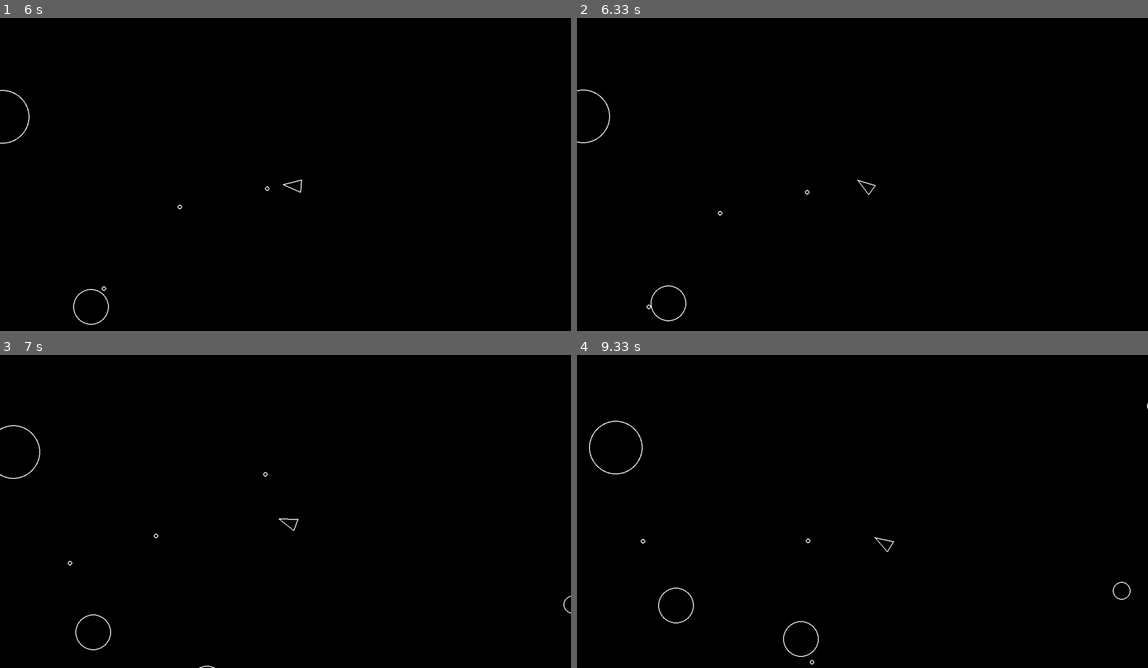
Above: before the commit, frames 1-4 (two rows, left to right).
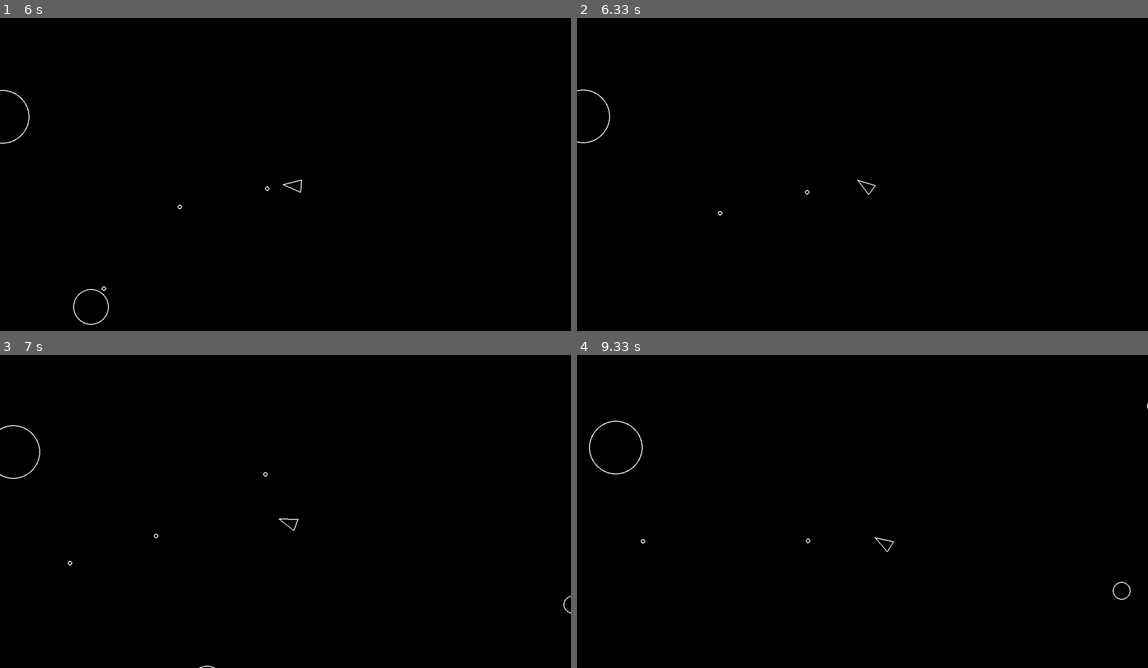
Above: after the commit, the same moments.

Repository: azimov-dev/pygame-asteroids
Game: pygame game, started from main.py
The game is run twice, just before and just after one commit, with the same random seed, the same clock (stepped at 60 frames per second) and the same inputs.
Inputs:
- Up to frame 1 (6 s): tap Space at 0.33, 0.73, 1.03, 1.23, 1.57, 1.87, 2.07, 2.37, 2.63, 2.97, 3.27, 3.4, 3.8, 4.1, 4.47, 4.87, 5.17, 5.37, 5.67, 5.87 s; hold D 0.67-1.13 s; hold W 1.17-1.47 s; hold D 1.5-1.97 s; hold A 2-2.53 s; hold S 2.57-2.87 s; hold A 2.9-3.3 s; hold W 3.33-3.7 s; hold D 3.73-4.37 s; hold S 4.4-4.77 s; hold A 4.8-5.27 s; hold D 5.3-5.77 s; hold W from 5.8 s (still down)
- Up to frame 2 (6.33 s): release W at 6.1 s; hold D from 6.13 s (still down); tap Space at 6.2 s
- Up to frame 3 (7 s): tap Space at 6.5, 6.7 s; release D at 6.6 s; hold A from 6.63 s (still down)
- Up to frame 4 (9.33 s): tap Space at 7, 7.27, 7.6, 7.9, 8.03, 8.43, 8.73, 9.1 s; release A at 7.17 s; hold S 7.2-7.5 s; hold A 7.53-7.93 s; hold W 7.97-8.33 s; hold D 8.37-9 s; hold S from 9.03 s (still down)

Frame 1 is identical in both runs. In frame 2, 0.1% of the frame differs, in the area x 12-20%, y 85-97%; in frame 3, less than 0.1%; in frame 4, 0.2%, in the area x 14-43%, y 74-99%.

Commit message:
Added 'kill' feature when bullet collides with asteroid

Diff:
--- a/main.py
+++ b/main.py
@@ -46,6 +46,11 @@
                 log_event("player_hit")
                 print("Game over!")
                 sys.exit()
+            for shot in shots:
+                if shot.collides_with(asteroid1):
+                    log_event("asteroid_shot")
+                    shot.kill()
+                    asteroid1.kill()
         for drawable1 in drawable:
             drawable1.draw(screen)
         pygame.display.flip()
